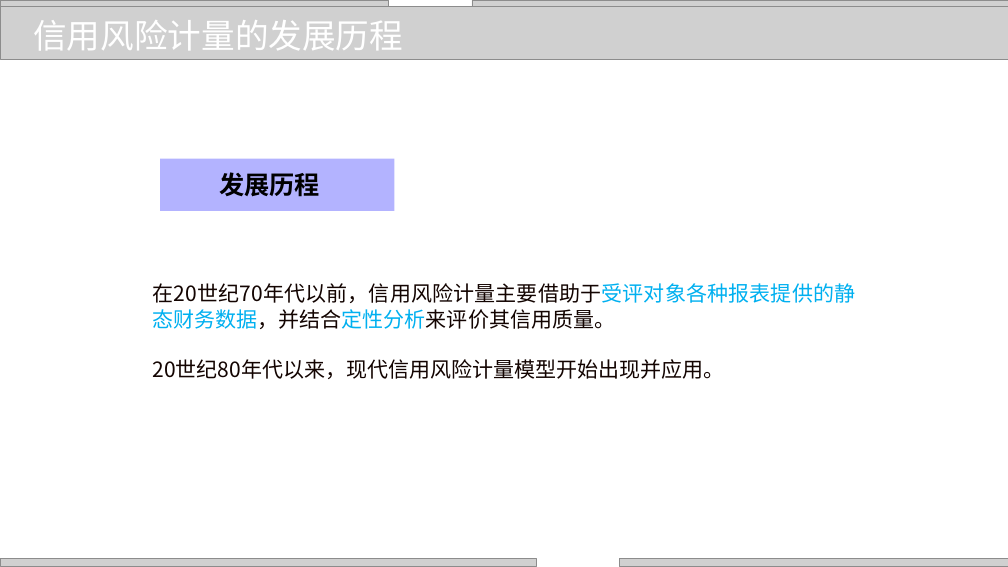
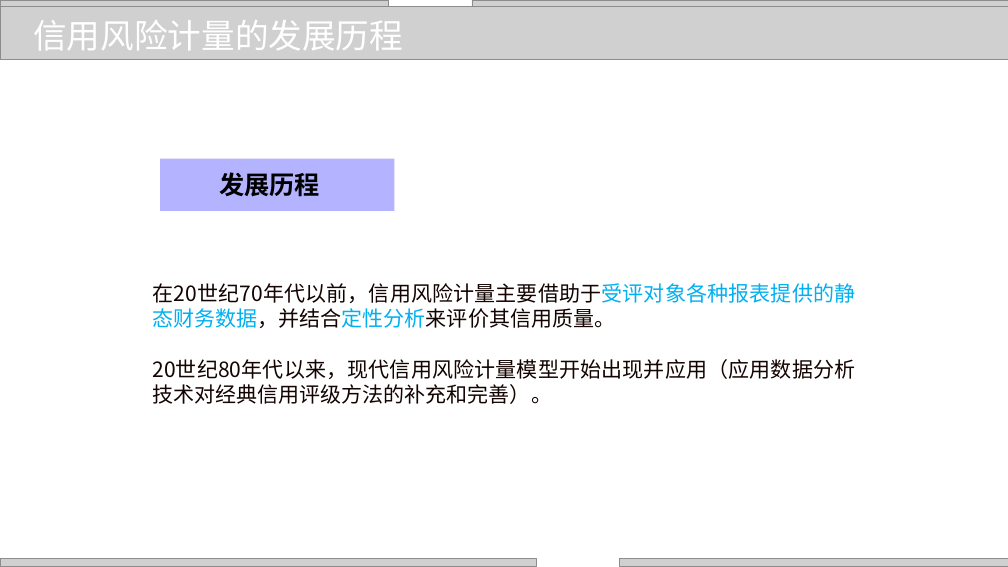
Before and after one commit to zhangjianzhang/internet_credit, a slide deck: slide 4 of files/slides/lecture_6.pptx. Drawn at 1008x567 pixels with LibreOffice and Linux fonts; fonts in the diff are those of the drawing; grey boxes stand for pictures; background and template pictures are left out. Boxes give left, top, right and bottom in pixels: in the first picture for what was removed or moved away, otherwise in the second. Text is boxed around its words. In the diff, an @@ line names an element or a change of style, - is before the commit and + after.

```diff
--- a/files/slides/lecture_6.pptx
+++ b/files/slides/lecture_6.pptx
@@ text at [152,359,855,404]: text changed @@
-20世纪80年代以来，现代信用风险计量模型开始出现并应用。
+20世纪80年代以来，现代信用风险计量模型开始出现并应用（应用数据分析技术对经典信用评级方法的补充和完善）。
```
Also in this commit, not shown: 5 other files.
